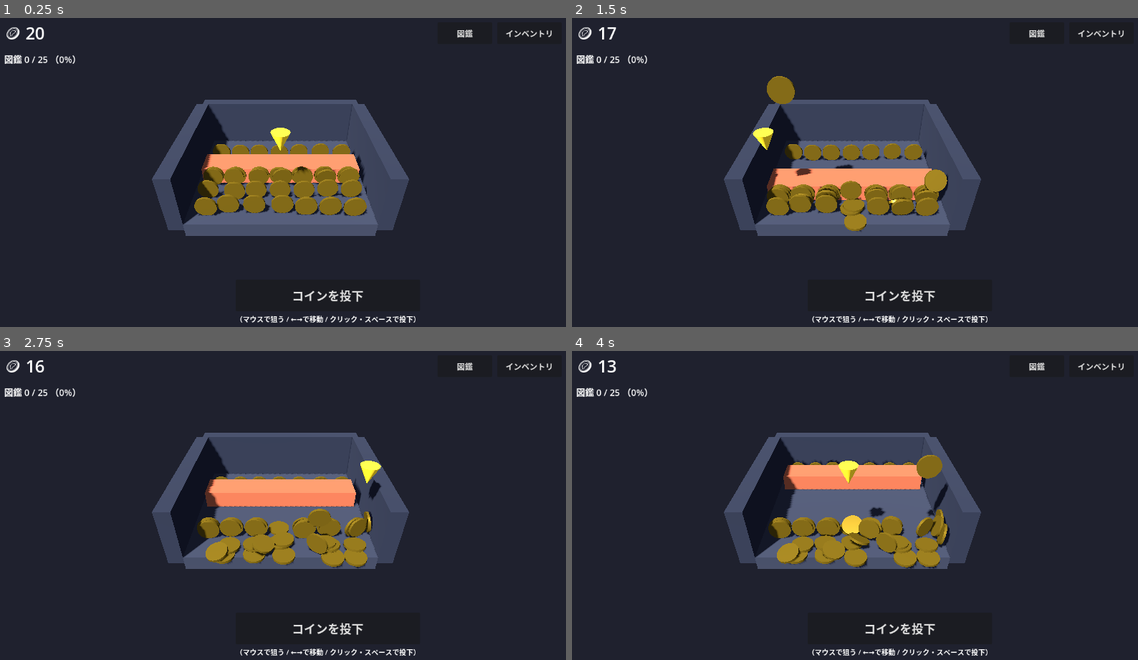
Above: before the commit, frames 1-4 (two rows, left to right).
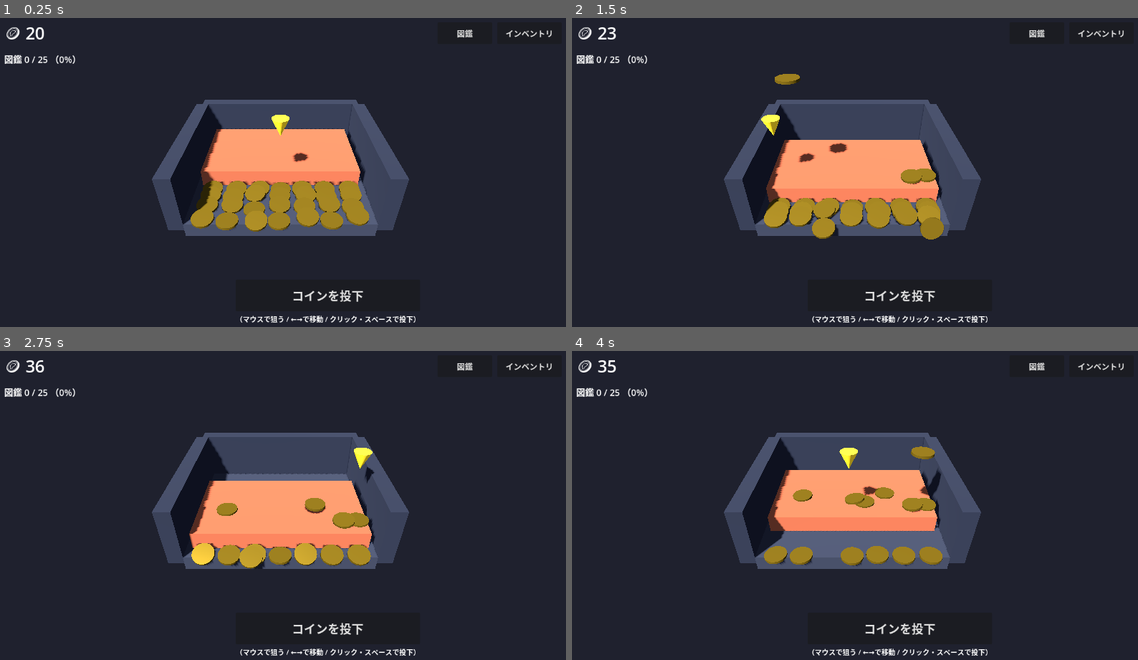
Above: after the commit, the same moments.

Repository: murasakiutau-create/Coingame
Game: Godot game, scene res://scenes/main.tscn
The game is run twice, just before and just after one commit, with the same random seed, the same clock (stepped at 60 frames per second) and the same inputs.
Inputs (mouse positions are in pixels of both pictures, inside the frame that each line leads up to):
- Up to frame 1 (0.25 s): no input
- Up to frame 2 (1.5 s): move the mouse to (979, 157) at 0.52 s; hold Right (ui_right) 0.53-1.28 s; hold Space (drop_coin) 0.53-1.28 s; click (979, 157) at 0.67 s; move the mouse to (736, 187) at 1.27 s; hold Left (ui_left) from 1.28 s (still down); tap Space (drop_coin) at 1.35 s
- Up to frame 3 (2.75 s): move the mouse to (339, 434) at 2.02 s; release Left (ui_left) at 2.03 s; hold Right (ui_right) from 2.03 s (still down); hold Space (drop_coin) from 2.03 s (still down)
- Up to frame 4 (4 s): move the mouse to (821, 570) at 2.77 s; release Space (drop_coin) at 2.78 s; tap Space (drop_coin) at 2.85 s; click (821, 570) at 2.92 s; move the mouse to (1024, 554) at 3.52 s; release Right (ui_right) at 3.53 s; hold Left (ui_left) from 3.53 s (still down); hold Space (drop_coin) from 3.53 s (still down)

The runs differ from the first frame. In frame 1, 7.3% of the frame differs, in the area x 33-66%, y 31-70%; in frame 2, 7.5%; in frame 3, 7.1%; in frame 4, 8.7%, in the area x 4-67%, y 3-71%.

Commit message:
Make pusher a large back slab that slides forward like a drawer
図の右の形に修正:
- プッシャーを奥側を占める大きな板にし、手前へ「引き出しのように」スライド
- コインは全て板の手前に配置（板の奥に取り残されないように）
- 板の往復を (1-cos)/2 で常に手前へ出て奥へ戻る動きに
- コインを平らに寝かせてメダルらしく
- 落下位置を板の手前(山の後ろ)に調整

https://claude.ai/code/session_01Scwm82xQFv2Pkdop72sSCg

Diff:
--- a/scripts/coin.gd
+++ b/scripts/coin.gd
@@ -30,6 +30,6 @@
 	shape.shape = cyl_shape
 	body.add_child(shape)
 
-	# コインは寝かせて置きたいので90度倒す
-	body.rotation_degrees = Vector3(90, 0, 0)
+	# コインは円盤の面を上下に向けて平らに寝かせる（メダルが床に伏せた状態）。
+	# CylinderMesh は既定で軸がY＝面が上下なので、回転は不要。
 	return body
--- a/scripts/main.gd
+++ b/scripts/main.gd
@@ -9,7 +9,7 @@
 const ITEM_SCRIPT := preload("res://scripts/item.gd")
 
 # --- 盤面・ゲームのパラメータ（手触りはここを調整） ---
-const DROP_Z := 0.3            ## コインを落とすZ位置（板に押される手前側）
+const DROP_Z := -0.6           ## コインを落とすZ位置（奥の板の手前＝山の後ろに乗る）
 const DROP_Y := 4.0            ## コインを落とす高さ
 const DROP_X_RANGE := 2.5      ## 落下位置を左右に動かせる範囲
 const AIM_SPEED := 5.0         ## ←→キーで狙いを動かす速さ
@@ -94,15 +94,19 @@
 	_make_static_box(Vector3(0.5, 2, 5.2), Vector3(-3.25, 0.75, -1.4), Color(0.2, 0.22, 0.28))
 	_make_static_box(Vector3(0.5, 2, 5.2), Vector3(3.25, 0.75, -1.4), Color(0.2, 0.22, 0.28))
 
-	# プッシャー板（往復する幅広・薄い板）。奥のコインの山ごと手前へ押し出す。
+	# プッシャー（奥側を占める大きな板）。引き出しのように手前へスライドして、
+	# 手前にあるコインの山ごと押し出す。板の長さを十分とり、奥にコインが
+	# 取り残されない（板の後ろに回り込めない）ようにする。
+	var slab_len := 3.2                         # 奥行き方向の長さ（大きな板）
 	var pusher := AnimatableBody3D.new()
 	pusher.set_script(load("res://scripts/pusher.gd"))
-	pusher.position = Vector3(0, 0.3, -1.8)   # base_z はこの z から決まる
-	pusher.set("stroke", 1.4)
+	# ホーム位置：板の手前端がだいたい z=-1.5 あたりに来るよう、中心を奥へ置く
+	pusher.position = Vector3(0, 0.3, -4.0 + slab_len * 0.5)
+	pusher.set("stroke", 1.6)
 	pusher.set("speed", 1.2)
 	var pmesh := MeshInstance3D.new()
 	var pbox := BoxMesh.new()
-	pbox.size = Vector3(5.6, 0.6, 1.0)         # 幅広・薄い「板」
+	pbox.size = Vector3(5.6, 0.6, slab_len)     # 幅広・奥行きのある大きな板
 	pmesh.mesh = pbox
 	var pmat := StandardMaterial3D.new()
 	pmat.albedo_color = Color(0.85, 0.45, 0.3)
@@ -110,7 +114,7 @@
 	pusher.add_child(pmesh)
 	var pcol := CollisionShape3D.new()
 	var pshape := BoxShape3D.new()
-	pshape.size = Vector3(5.6, 0.6, 1.0)
+	pshape.size = Vector3(5.6, 0.6, slab_len)
 	pcol.shape = pshape
 	pusher.add_child(pcol)
 	add_child(pusher)
@@ -175,11 +179,12 @@
 ## グリッド状に置き、重なりによる物理の暴れを防ぐ。
 func _preplace_coins() -> void:
 	var cols := 7
-	var rows := 5
+	var rows := 4
 	for cx in cols:
 		for cz in rows:
 			var x := lerpf(-2.4, 2.4, float(cx) / float(cols - 1))
-			var z := lerpf(-2.5, 0.7, float(cz) / float(rows - 1))
+			# 板の手前（z≈-0.7）から前端（z≈1.0）の範囲に敷く。板の奥には置かない。
+			var z := lerpf(-0.6, 1.0, float(cz) / float(rows - 1))
 			var coin := COIN_SCRIPT.create()
 			coin.position = Vector3(
 				x + randf_range(-0.08, 0.08),
--- a/scripts/pusher.gd
+++ b/scripts/pusher.gd
@@ -1,11 +1,12 @@
 extends AnimatableBody3D
-## 往復するプッシャー板。前後（Z方向）に正弦運動して盤面のコイン・アイテムを押し出す。
+## 奥から手前へ「引き出しのように」スライドして出てくるプッシャー。
+## 盤面の奥側を占める大きな板で、手前のコインの山ごと押し出す。
 ## AnimatableBody3D なので position を動かすだけで RigidBody3D を物理的に押せる。
 
-@export var stroke: float = 1.4   ## 前後の振れ幅（片側）
+@export var stroke: float = 1.6   ## 手前へ出てくる距離（引き出しの伸び）
 @export var speed: float = 1.2    ## 往復の速さ
 
-var _base_z: float = 0.0
+var _base_z: float = 0.0          ## 引っ込んでいる時のZ（奥側のホーム位置）
 var _t: float = 0.0
 
 func _ready() -> void:
@@ -14,4 +15,7 @@
 
 func _physics_process(delta: float) -> void:
 	_t += delta * speed
-	position.z = _base_z + sin(_t) * stroke
+	# (1 - cos)/2 は 0→1→0 を滑らかに動く。常に手前(+Z)へ出て、奥へ戻る。
+	# 引き出しが「にゅいん」と出て、また引っ込む動き。
+	var phase := (1.0 - cos(_t)) * 0.5
+	position.z = _base_z + phase * stroke
